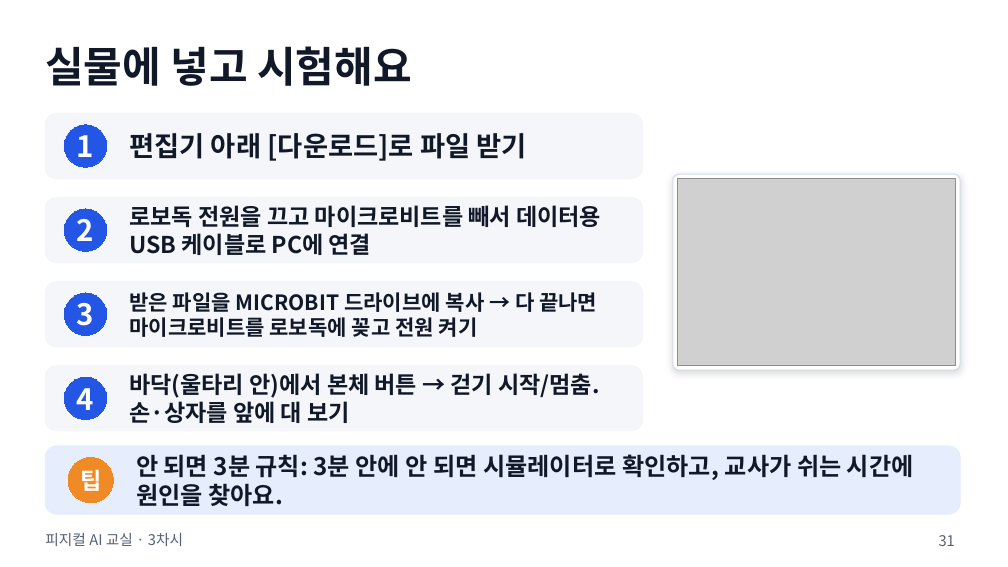
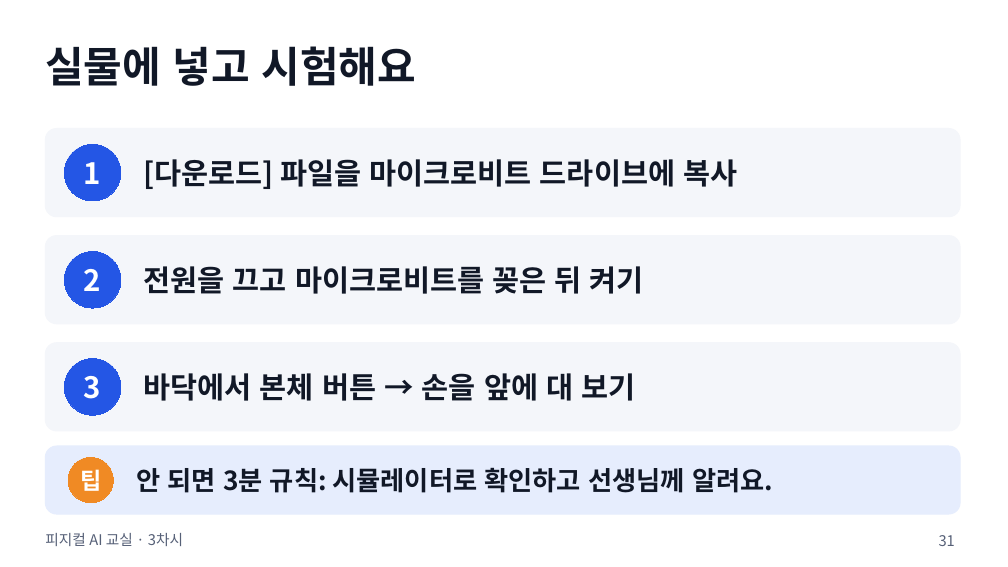
Before and after one commit to boundaryx01-uniquelife/microbit, a slide deck: slide 31 of materials/8차시_전체형/8차시_수업슬라이드.pptx. Drawn at 1008x567 pixels with LibreOffice and Linux fonts; fonts in the diff are those of the drawing; grey boxes stand for pictures. Boxes give left, top, right and bottom in pixels: in the first picture for what was removed or moved away, otherwise in the second. Text is boxed around its words. In the diff, an @@ line names an element or a change of style, - is before the commit and + after.

```diff
--- a/materials/8차시_전체형/8차시_수업슬라이드.pptx
+++ b/materials/8차시_전체형/8차시_수업슬라이드.pptx
@@ rounded rectangle: place and size @@
-rounded rectangle at (45, 113, 643, 178)
+rounded rectangle at (45, 129, 960, 217)
@@ ellipse "1": place and size @@
-ellipse "1" at (64, 125, 107, 167)
+ellipse "1" at (64, 144, 121, 201)
@@ text removed at (129, 133, 527, 161) @@
-편집기 아래 [다운로드]로 파일 받기
@@ text added at (144, 159, 737, 189), 28 pt, text #111827, bold @@
+[다운로드] 파일을 마이크로비트 드라이브에 복사
@@ rounded rectangle removed at (673, 174, 960, 370) @@
@@ picture removed at (678, 178, 956, 365) @@
@@ rounded rectangle removed at (45, 197, 643, 262) @@
@@ text removed at (129, 205, 601, 255) @@
-로보독 전원을 끄고 마이크로비트를 빼서 데이터용 USB 케이블로 PC에 연결
@@ proportions changed in 3 elements at (45, 343, 960, 431), (45, 129, 960, 217), (45, 236, 960, 324) @@
@@ rounded rectangle: place and size @@
-rounded rectangle at (45, 282, 643, 347)
+rounded rectangle at (45, 236, 960, 324)
@@ ellipse "2": place and size @@
-ellipse "2" at (64, 209, 107, 251)
+ellipse "2" at (64, 252, 121, 309)
@@ text added at (144, 266, 644, 294), 28 pt, text #111827, bold @@
+전원을 끄고 마이크로비트를 꽂은 뒤 켜기
@@ text removed at (129, 292, 597, 337) @@
-받은 파일을 MICROBIT 드라이브에 복사 → 다 끝나면 마이크로비트를 로보독에 꽂고 전원 켜기
@@ rounded rectangle: place and size @@
-rounded rectangle at (45, 366, 643, 431)
+rounded rectangle at (45, 343, 960, 431)
@@ ellipse "3": place and size @@
-ellipse "3" at (64, 293, 107, 336)
+ellipse "3" at (64, 358, 121, 415)
@@ ellipse removed at (64, 377, 107, 420) @@
-4
@@ text at (144, 373, 636, 401): text changed; size 22 to 28 pt @@
-바닥(울타리 안)에서 본체 버튼 → 걷기 시작/멈춤. 손·상자를 앞에 대 보기
+바닥에서 본체 버튼 → 손을 앞에 대 보기
@@ text at (136, 468, 773, 493): text changed; size 23 to 25 pt @@
-안 되면 3분 규칙: 3분 안에 안 되면 시뮬레이터로 확인하고, 교사가 쉬는 시간에 원인을 찾아요.
+안 되면 3분 규칙: 시뮬레이터로 확인하고 선생님께 알려요.
```
Also in this commit, not shown: 34 other slides changed, 1 slide added, 23 other files.
